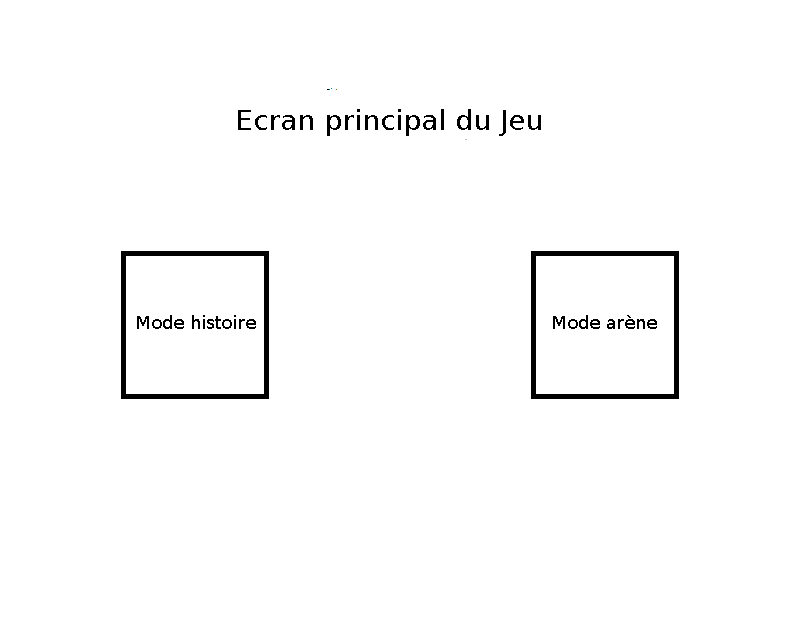
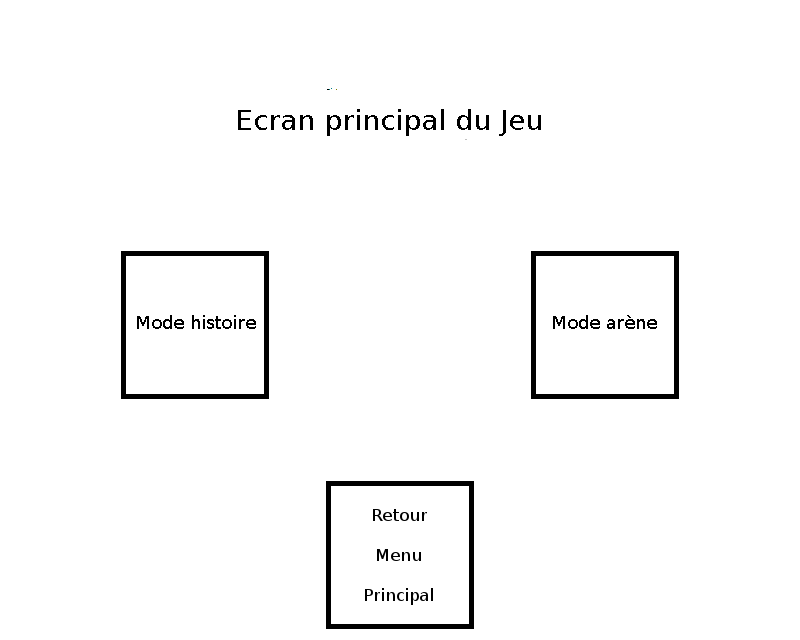
Revision of a layered w=800, h=640 image; what changed, layer by layer:
added layer "jeu_retour_menu_principal.bmp" above "jeu_mode_arene.bmp" over [326, 481, 474, 629]
